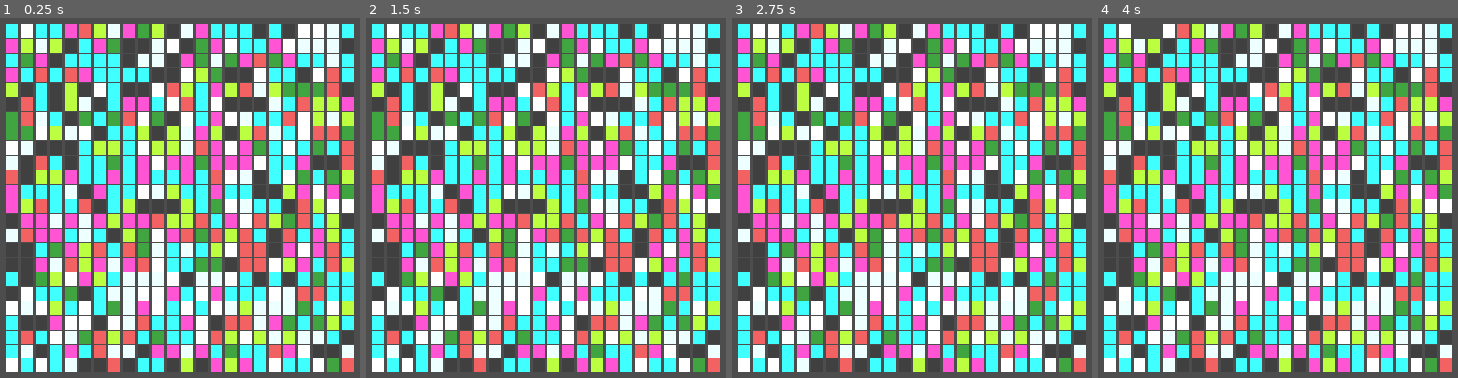
Above: before the commit, frames 1-4 (left to right).
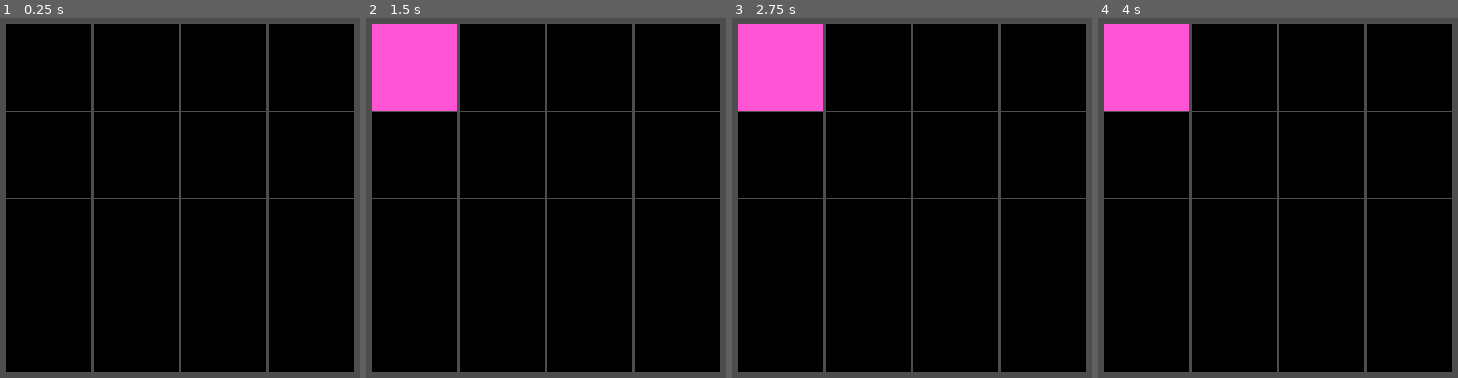
Above: after the commit, the same moments.

Repository: nicoviarnes/color_match
Game: Godot game, scene res://scenes/grid/grid.tscn
Same seed, same stepped clock (60 frames per second), same inputs: the game is played once before the commit and once after it. The project has no main scene, so this scene is started directly.
Inputs (mouse positions are in pixels of both pictures, inside the frame that each line leads up to):
- Up to frame 1 (0.25 s): no input
- Up to frame 2 (1.5 s): tap Enter at 0.5 s; move the mouse to (376, 32) at 0.52 s; click (376, 32) at 0.67 s; tap Space at 1.25 s; move the mouse to (391, 32) at 1.27 s; click (391, 32) at 1.42 s
- Up to frame 3 (2.75 s): tap Enter at 2 s; move the mouse to (775, 32) at 2.02 s; click (775, 32) at 2.17 s
- Up to frame 4 (4 s): tap Space at 2.75 s; move the mouse to (1155, 32) at 2.77 s; click (1155, 32) at 2.92 s; tap Enter at 3.5 s; move the mouse to (1170, 32) at 3.52 s; click (1170, 32) at 3.67 s

The runs differ from the first frame. In frame 1, 91% of the frame differs, in the area x 1-99%, y 1-99%; in frame 2, 90%; in frame 3, 90%; in frame 4, 90%.

Commit message:
implement card flip mechanic

Diff:
--- a/scenes/grid/grid.gd
+++ b/scenes/grid/grid.gd
@@ -58,6 +58,8 @@
 
 	if choice_one.color != choice_two.color:
 		print("No match")
+		choice_one.flip_timer.start()
+		choice_two.flip_timer.start()
 	else:
 		choice_one.resolve_match()
 		choice_two.resolve_match()
@@ -69,6 +71,8 @@
 func select_tile(tile):
 	if choice_one == null:
 		choice_one = tile
+		choice_one.flip_card()
 	if choice_two == null && tile != choice_one:
 		choice_two = tile
+		choice_two.flip_card()
 		check_for_match()
--- a/scenes/grid/grid.tscn
+++ b/scenes/grid/grid.tscn
@@ -19,4 +19,4 @@
 columns = 2
 script = ExtResource("1_oiuwv")
 grid_object = ExtResource("2_it3y8")
-grid_size = 24
+grid_size = 4
--- a/scenes/memory/memory.gd
+++ b/scenes/memory/memory.gd
@@ -1,6 +1,10 @@
 extends ColorRect
 
 @onready var glow = $Glow
+@onready var card_back = $Cardback
+@onready var flip_timer = $FlipTimer
+
+var flipped : bool = false
 
 signal selected(node)
 
@@ -9,14 +13,31 @@
 	color = Color(1, 1, 1, 0)
 	glow.visible = false
 
+
+func flip_card():
+	if not flipped:
+		card_back.visible = false
+		flipped = true
+		return
+	card_back.visible = true
+	flipped = false
+
+
 func _on_mouse_entered():
-	glow.visible = true
+	if not flipped:
+		glow.visible = true
 
 
 func _on_mouse_exited():
-	glow.visible = false
+	if not flipped:
+		glow.visible = false
 
 
 func _on_gui_input(event):
 	if event is InputEventMouseButton and event.button_index == MOUSE_BUTTON_LEFT and event.pressed:
+		glow.visible = false
 		emit_signal("selected", self)
+
+
+func _on_flip_timer_timeout():
+	flip_card()
--- a/scenes/memory/memory.tscn
+++ b/scenes/memory/memory.tscn
@@ -26,6 +26,16 @@
 size_flags_vertical = 3
 script = ExtResource("1_ayi2v")
 
+[node name="Cardback" type="ColorRect" parent="."]
+layout_mode = 1
+anchors_preset = 15
+anchor_right = 1.0
+anchor_bottom = 1.0
+grow_horizontal = 2
+grow_vertical = 2
+mouse_filter = 2
+color = Color(0, 0, 0, 1)
+
 [node name="Glow" type="ColorRect" parent="."]
 visible = false
 layout_mode = 1
@@ -36,6 +46,10 @@
 grow_vertical = 2
 mouse_filter = 1
 
+[node name="FlipTimer" type="Timer" parent="."]
+wait_time = 2.0
+
 [connection signal="gui_input" from="." to="." method="_on_gui_input"]
 [connection signal="mouse_entered" from="." to="." method="_on_mouse_entered"]
 [connection signal="mouse_exited" from="." to="." method="_on_mouse_exited"]
+[connection signal="timeout" from="FlipTimer" to="." method="_on_flip_timer_timeout"]
